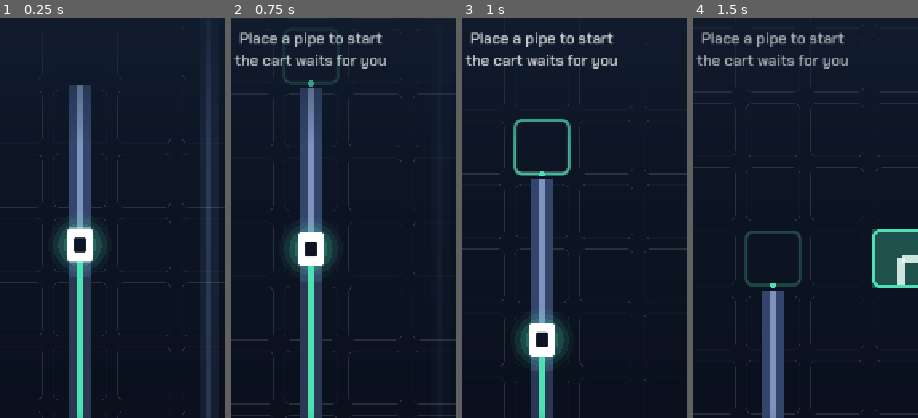
Above: before the commit, frames 1-4 (left to right).
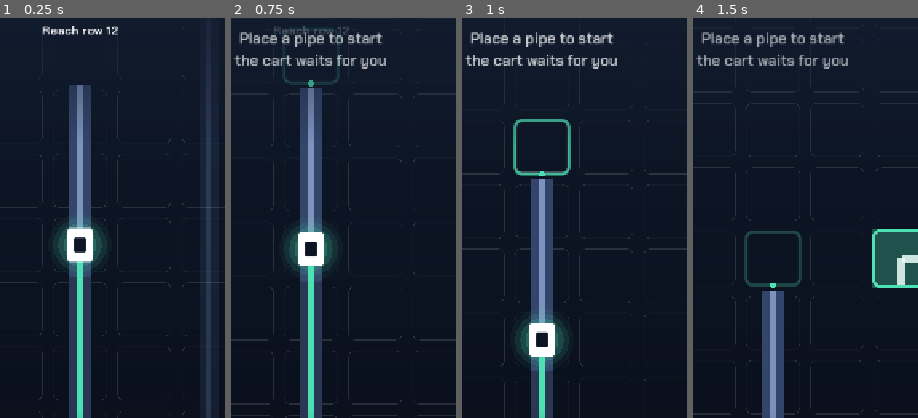
Above: after the commit, the same moments.

Repository: aznoran/piperunner
Game: Godot game, scene res://scenes/Main.tscn
The game is run twice, just before and just after one commit, with the same random seed, the same clock (stepped at 60 frames per second) and the same inputs.
Inputs (mouse positions are % of the whole screen's width and height, from its top left):
- Up to frame 1 (0.25 s): no input
- Up to frame 2 (0.75 s): click "START" at 0.5 s
- Up to frame 3 (1 s): no input
- Up to frame 4 (1.5 s): move the mouse to (72, 45) at 1.27 s; click (72, 45) at 1.42 s
The pictures show only the part of the screen within x 32-82%, y 18-68%; the shares and areas given below are measured in that part.

The runs differ from the first frame. In frame 1, 0.4% of the frame differs, in the area x 18-53%, y 2-5%; in frame 2, 0.2%; in frame 3, nothing differs; in frame 4, nothing differs.

Commit message:
Rebuild the board on retry, and name the station's goal in the menu
Retry started on the board just played. The menu lays out the board a run
will use, and start_run reused it — which is right coming from the menu and
wrong coming from the game-over card, where that board is finished: pipes
flooded, rock spent, the previous route still drawn in green. It now tracks
whether the board on screen is untouched and rebuilds when it is not. The
menu's background tracks are hidden on every start too, rather than only on
the one that comes through the menu.

The menu also spells out what a station asks for — "1 · First Run" over
"Reach row 12" — so the goal is known before the run starts rather than
found in the HUD once it has.

input_check now asserts a retry begins on a clean board.

Co-Authored-By: Claude Opus 5 (1M context) <noreply@anthropic.com>
Claude-Session: https://claude.ai/code/session_01CFYbRtdtb1UhkaJakFte7B

Diff:
--- a/scenes/MainMenu.tscn
+++ b/scenes/MainMenu.tscn
@@ -84,6 +84,19 @@
 text = "CLASSIC"
 horizontal_alignment = 1
 
+[node name="ModeGoal" type="Label" parent="."]
+unique_name_in_owner = true
+visible = false
+anchors_preset = 10
+anchor_right = 1.0
+offset_top = 232.0
+offset_bottom = 274.0
+grow_horizontal = 2
+mouse_filter = 2
+theme_override_font_sizes/font_size = 20
+text = "Reach row 12"
+horizontal_alignment = 1
+
 [node name="Bar" type="Control" parent="."]
 mouse_filter = 2
 
--- a/scripts/main.gd
+++ b/scripts/main.gd
@@ -87,6 +87,10 @@
 var _death_reason: String = ""
 var _death_was_record: bool = false
 var _death_went_further: bool = false
+## True while the board on screen is the untouched one the menu laid out. A
+## retry comes straight from the game-over card, where the board is the one
+## just played — pipes flooded, rock gone, the lot — so it has to be rebuilt.
+var _board_fresh: bool = false
 ## Set when a story station was just cleared, so the pause before the card
 ## knows which card to show.
 var _pending_clear: Dictionary = {}
@@ -232,10 +236,14 @@
 func _refresh_mode_name() -> void:
 	match selected_mode:
 		Mode.DAILY:
-			_menu.set_mode_name("TODAY", _menu.MODE_DAILY)
+			_menu.set_mode_name("TODAY", _menu.MODE_DAILY,
+				"One map, same for everyone")
 		Mode.STORY:
-			var label := "STATION %d" % active_level.number if active_level != null else "STORY"
-			_menu.set_mode_name(label, _menu.MODE_STORY)
+			if active_level == null:
+				_menu.set_mode_name("STORY", _menu.MODE_STORY)
+			else:
+				_menu.set_mode_name("%d · %s" % [active_level.number, active_level.title],
+					_menu.MODE_STORY, active_level.goal_text())
 		_:
 			_menu.set_mode_name("CLASSIC", _menu.MODE_CLASSIC)
 
@@ -337,6 +345,7 @@
 	_board.show_record(GameState.best_distance)
 
 	_board.set_cart_fill(_cart.cell(), 0.0, _cart.entry)
+	_board_fresh = true
 	_fx.clear()
 	_screen_fx.clear()
 	_snap_camera()
@@ -371,9 +380,15 @@
 	_camera_frozen = false
 	_death_pause = 0.0
 
-	# The board on screen is already the one for this mode; just put the cart
-	# back on it.
-	_reset_cart()
+	# Coming from the menu the board is already laid out for this mode, and
+	# reusing it is what makes the start read as a move rather than a cut.
+	# Coming from a retry it is the board just played, and has to go.
+	if _board_fresh:
+		_reset_cart()
+	else:
+		_prepare_board(true)
+	_board_fresh = false
+	_decor.visible = false
 	# The board came from the menu, so the queue was built before this run's
 	# balance sheet existed; a preview upgrade has to be applied now.
 	_queue.resize(balance.queue_preview)
--- a/scripts/main_menu.gd
+++ b/scripts/main_menu.gd
@@ -271,10 +271,15 @@
 
 ## Title, mode name and the bar — everything the mode picker replaces.
 func _set_menu_chrome(shown: bool) -> void:
-	for path in ["Title", "ModeLabel", "Bar"]:
+	for path in ["Title", "ModeLabel", "ModeGoal", "Bar"]:
 		var node: CanvasItem = get_node_or_null(path)
-		if node != null:
-			node.visible = shown
+		if node == null:
+			continue
+		# The goal line only exists on a station, so it stays hidden unless one
+		# is selected.
+		if path == "ModeGoal" and (node as Label).text.is_empty():
+			continue
+		node.visible = shown
 
 
 func _refresh() -> void:
@@ -392,9 +397,13 @@
 ## The name shown under the title, so the menu always says what the run key
 ## will launch. Today's map takes the warning colour it wears everywhere else,
 ## so the mode is recognisable before the word is read.
-func set_mode_name(mode: String, kind: int = MODE_CLASSIC) -> void:
+func set_mode_name(mode: String, kind: int = MODE_CLASSIC, goal: String = "") -> void:
 	_mode_kind = kind
 	%ModeLabel.text = mode
+	%ModeGoal.text = goal
+	%ModeGoal.visible = not goal.is_empty()
+	%ModeGoal.add_theme_color_override("font_color",
+		Color(_mode_tint(Skins.current(), kind), 0.62))
 	%ModeLabel.add_theme_color_override("font_color",
 		Color(_mode_tint(Skins.current(), kind), 0.9))
 
--- a/tests/input_check.gd
+++ b/tests/input_check.gd
@@ -122,6 +122,14 @@
 			_click(main._overlay.get_node("%RetryButton"))
 		27:
 			_ok(main.state == 1, "retry starts another run")
+			# A retry has to be a clean board: the one on screen was just
+			# played, so its pipes are flooded and its rock is gone.
+			var flooded := 0
+			for cell: Vector2i in main._board.pipes:
+				if (main._board.pipes[cell] as Board.PipeCell).flooded and cell.y > 0:
+					flooded += 1
+			_eq(flooded, 0, "a retry starts on a fresh board")
+			_ok(not main._decor.visible, "and without the menu's background tracks")
 			main._try_place(Vector2i(3, 4))
 			main._die("Derailed")
 		28:
